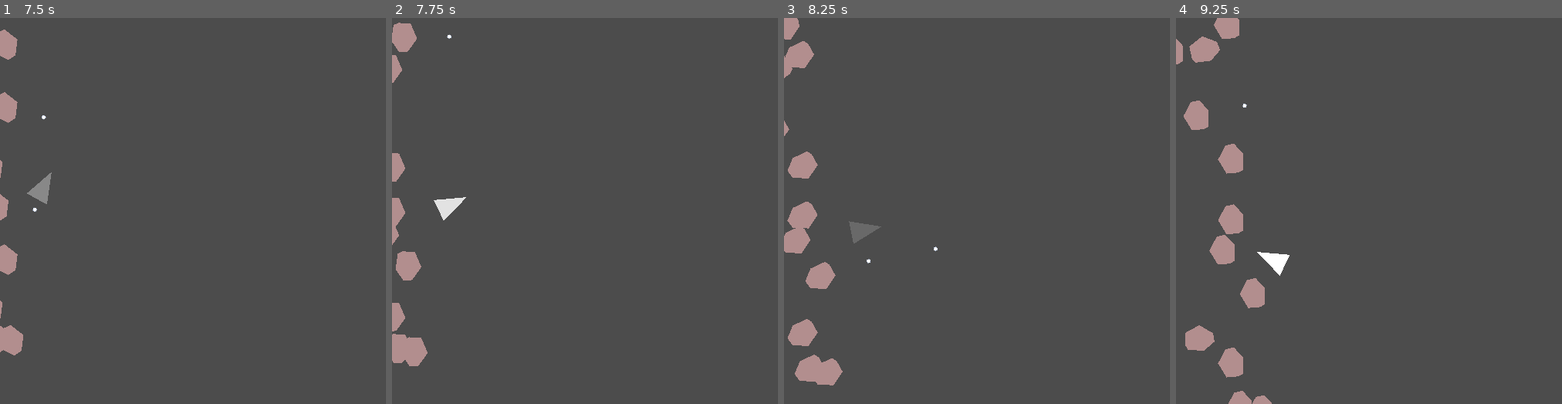
Above: before the commit, frames 1-4 (left to right).
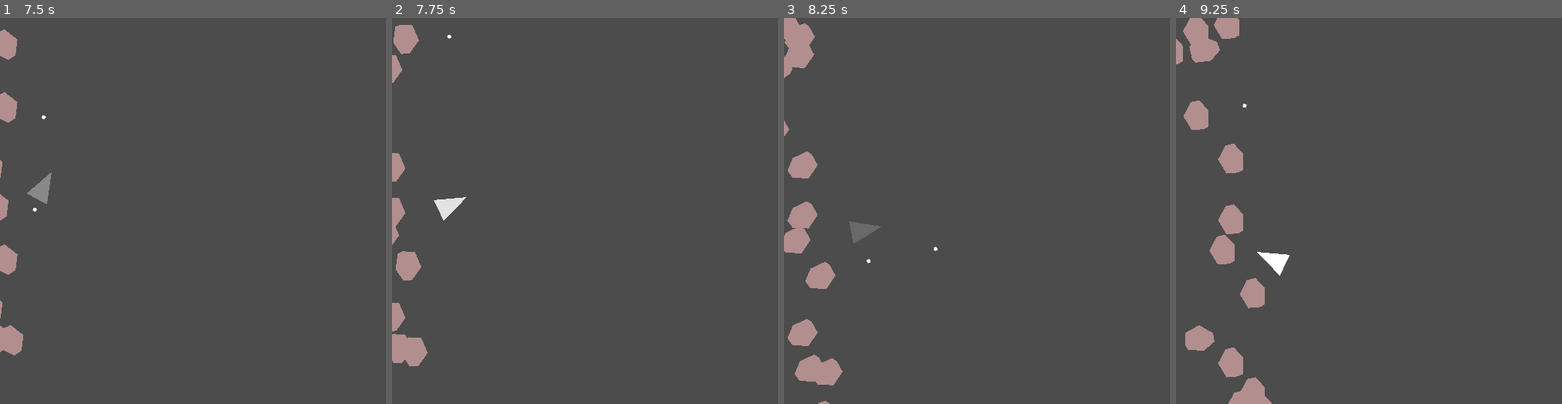
Above: after the commit, the same moments.

Repository: leddkire/godot-asteroids
Game: Godot game, scene res://StartOfGame.tscn
Same seed, same stepped clock (60 frames per second), same inputs: the game is played once before the commit and once after it.
Inputs (mouse positions are in pixels of both pictures, inside the frame that each line leads up to):
- Up to frame 1 (7.5 s): move the mouse to (173, 288) at 0.52 s; hold Space (shoot_projectile) 0.53-1.28 s; hold Up (move_up) 0.53-2.03 s; click (173, 288) at 0.67 s; move the mouse to (308, 268) at 1.27 s; tap Space (shoot_projectile) every 1.5 s from 1.35 to 7.35 s; move the mouse to (77, 153) at 2.02 s; hold Space (shoot_projectile) 2.03-2.78 s; hold Left (move_left) 2.03-4.28 s; move the mouse to (212, 211) at 2.77 s; click (212, 211) at 2.92 s; move the mouse to (135, 114) at 3.52 s; hold Space (shoot_projectile) 3.53-4.28 s; move the mouse to (277, 191) at 4.27 s; hold Right (move_right) 4.28-5.03 s; move the mouse to (115, 230) at 5.02 s; hold Up (move_up) 5.03-5.78 s; hold Space (shoot_projectile) 5.03-5.78 s; click (115, 230) at 5.17 s; move the mouse to (231, 126) at 5.77 s; hold Right (move_right) from 5.78 s (still down); move the mouse to (173, 288) at 6.52 s; hold Space (shoot_projectile) 6.53-7.28 s; move the mouse to (308, 268) at 7.27 s; click (308, 268) at 7.42 s
- Up to frame 2 (7.75 s): keep holding Right (move_right)
- Up to frame 3 (8.25 s): move the mouse to (861, 153) at 8.02 s; release Right (move_right) at 8.03 s; hold Left (move_left) from 8.03 s (still down); hold Space (shoot_projectile) from 8.03 s (still down)
- Up to frame 4 (9.25 s): keep holding Left (move_left); move the mouse to (1388, 211) at 8.77 s; release Space (shoot_projectile) at 8.78 s; tap Space (shoot_projectile) at 8.85 s

Frame 1 is identical in both runs. In frame 2, less than 0.1% of the frame differs, in the area x 0-7%, y 1-10%; in frame 3, 0.3%; in frame 4, 0.5%, in the area x 1-23%, y 0-100%.
Error in both runs: Assertion failed. (res://ScreenWrapController/ScreenWrapController.gd:23)

Commit message:
Change object stored in census from node to weakref

Diff:
--- a/screen/EntityCensus.gd
+++ b/screen/EntityCensus.gd
@@ -31,16 +31,19 @@
     return census_entry_size  < max_number_of_entities_per_entry
 
 func add_to_existing_census_entry(census_entry, entity):
-    census_entry.push_front(entity)
+    census_entry.push_front(weakref(entity))
     #print_debug("Added a new entity to the census with screen id: " + str(entity.screen_id))
     #print_debug("Current entities with that same screen id: " + str(entities_on_screen[entity.screen_id]))
 
 func add_new_census_entry(entity):
-    entities_on_screen[entity.screen_id] = [entity]
+    entities_on_screen[entity.screen_id] = [weakref(entity)]
 
 func get_in_census(screen_id):
     if is_in_census(screen_id):
         var deep_copy = true
-        return entities_on_screen[screen_id].duplicate(deep_copy)
+        var entities = []
+        for ref in entities_on_screen[screen_id]:
+            entities.push_front(ref.get_ref())
+        return entities.duplicate(deep_copy)
     else:
         printerr("Requested an entity list with a screen_id that wasn't found in the census: " + str(screen_id))
